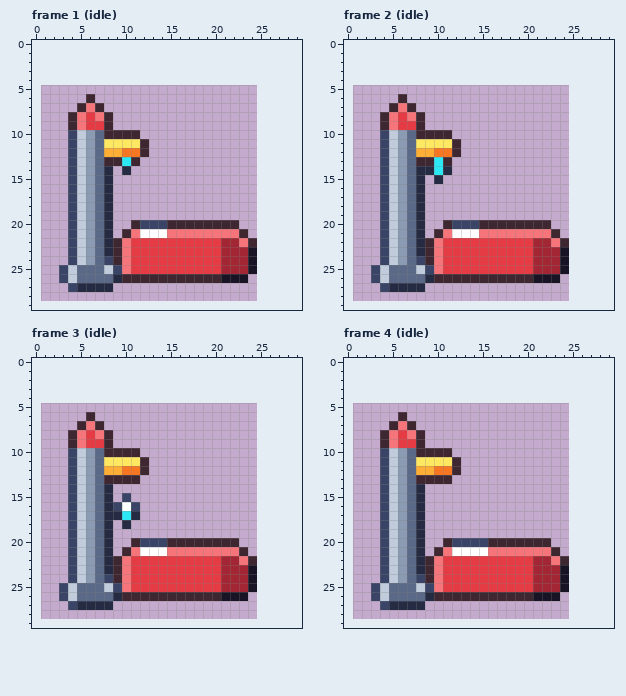
A pixel-art file gets an edit: art/needs/spot-water-bowl@75.aseprite. The picture above is the old version.
24x24 pixels, 4 frames. Shown: frame 1 (idle), frame 2 (idle), frame 3 (idle), frame 4 (idle). The old version is drawn lined up with the new one, on the new canvas.
Once edited:
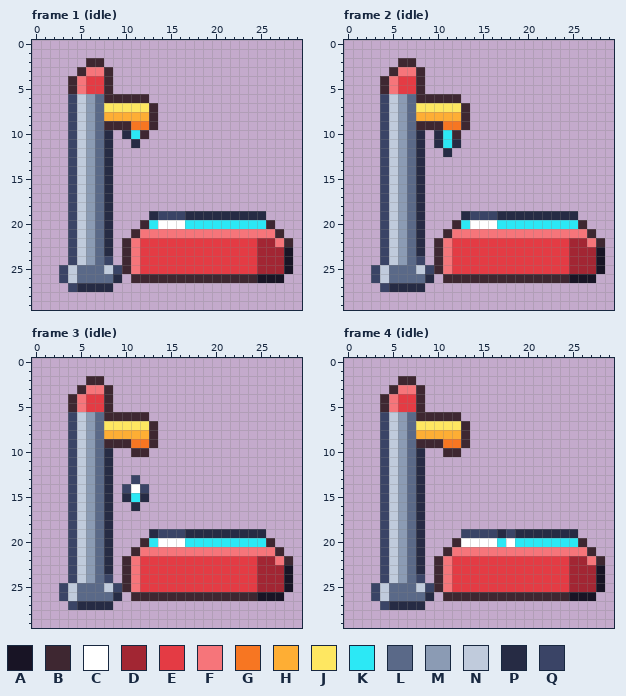
Palette (. is transparent): A #181425  B #3e2731  C #ffffff  D #a22633  E #e43b44  F #f6757a  G #f77622  H #feae34  J #fee761  K #2ce8f5  L #5a6988  M #8b9bb4  N #c0cbdc  P #262b44  Q #3a4466
The exact change:
canvas 24x24 -> 30x30, the old top-left corner now at 1,5
--- frame 1 (idle)
@@ x 2..15 @@
  1 ..............
- 2 ..............
- 3 ..............
- 4 ..............
- 5 ..............
- 6 ....B.........
- 7 ...BFB........
- 8 ..BFEFB.......
- 9 ..BFEEB.......
-10 ..QNMLBBBB....
-11 ..QNMLJJJJB...
-12 ..QNMLHHGGB...
-13 ..QNMLBBKB....
-14 ..QNMLP.P.....
+ 2 ....BB........
+ 3 ...BFFB.......
+ 4 ..BFEEB.......
+ 5 ..BFEEB.......
+ 6 ..QNMLBBBBB...
+ 7 ..QNMLJJJJJB..
+ 8 ..QNMLHHHHHB..
+ 9 ..QNMLBBBGGB..
+10 ..QNMLP.PKB...
+11 ..QNMLP..P....
+12 ..QNMLP.......
+13 ..QNMLP.......
+14 ..QNMLP.......
 15 ..QNMLP.......
@@ x 0..29 @@
 18 ....QNMLP.....................
-19 ....QNMLP.....................
-20 ....QNMLP..BQQQBBBBBBBB.......
-21 ....QNMLP.BFCCCFFFFFFFFB......
-22 ....QNMLPBFEEEEEEEEEEDDFB.....
-23 ....QNMLPBFEEEEEEEEEEDDDA.....
-24 ....QNMLQBFEEEEEEEEEEDDDA.....
-25 ...QNLLLNQFEEEEEEEEEEDDDA.....
-26 ...QNLLLLPBBBBBBBBBBBAAA......
+19 ....QNMLP....PQQQPPPPPPPPP....
+20 ....QNMLP...BKCCCKKKKKKKKKB...
+21 ....QNMLP..BFFFFFFFFFFFFFFFB..
+22 ....QNMLP.BFEEEEEEEEEEEEEDDFB.
+23 ....QNMLP.BFEEEEEEEEEEEEEDDDA.
+24 ....QNMLQ.BFEEEEEEEEEEEEEDDDA.
+25 ...QNLLLNQBFEEEEEEEEEEEEEDDDA.
+26 ...QNLLLLP.BBBBBBBBBBBBBBAAA..
 27 ....QPPPP.....................
--- frame 2 (idle)
@@ x 2..15 @@
  1 ..............
- 2 ..............
- 3 ..............
- 4 ..............
- 5 ..............
- 6 ....B.........
- 7 ...BFB........
- 8 ..BFEFB.......
- 9 ..BFEEB.......
-10 ..QNMLBBBB....
-11 ..QNMLJJJJB...
-12 ..QNMLHHGGB...
-13 ..QNMLBBKB....
-14 ..QNMLPPKP....
-15 ..QNMLP.P.....
+ 2 ....BB........
+ 3 ...BFFB.......
+ 4 ..BFEEB.......
+ 5 ..BFEEB.......
+ 6 ..QNMLBBBBB...
+ 7 ..QNMLJJJJJB..
+ 8 ..QNMLHHHHHB..
+ 9 ..QNMLBBBGGB..
+10 ..QNMLP.PKB...
+11 ..QNMLP.PKP...
+12 ..QNMLP..P....
+13 ..QNMLP.......
+14 ..QNMLP.......
+15 ..QNMLP.......
 16 ..QNMLP.......
@@ x 0..29 @@
 18 ....QNMLP.....................
-19 ....QNMLP.....................
-20 ....QNMLP..BQQQBBBBBBBB.......
-21 ....QNMLP.BFCCCFFFFFFFFB......
-22 ....QNMLPBFEEEEEEEEEEDDFB.....
-23 ....QNMLPBFEEEEEEEEEEDDDA.....
-24 ....QNMLQBFEEEEEEEEEEDDDA.....
-25 ...QNLLLNQFEEEEEEEEEEDDDA.....
-26 ...QNLLLLPBBBBBBBBBBBAAA......
+19 ....QNMLP....PQQQPPPPPPPPP....
+20 ....QNMLP...BKCCCKKKKKKKKKB...
+21 ....QNMLP..BFFFFFFFFFFFFFFFB..
+22 ....QNMLP.BFEEEEEEEEEEEEEDDFB.
+23 ....QNMLP.BFEEEEEEEEEEEEEDDDA.
+24 ....QNMLQ.BFEEEEEEEEEEEEEDDDA.
+25 ...QNLLLNQBFEEEEEEEEEEEEEDDDA.
+26 ...QNLLLLP.BBBBBBBBBBBBBBAAA..
 27 ....QPPPP.....................
--- frame 3 (idle)
@@ x 0..29 @@
  1 ..............................
- 2 ..............................
- 3 ..............................
- 4 ..............................
- 5 ..............................
- 6 ......B.......................
- 7 .....BFB......................
- 8 ....BFEFB.....................
- 9 ....BFEEB.....................
-10 ....QNMLBBBB..................
-11 ....QNMLJJJJB.................
-12 ....QNMLHHGGB.................
-13 ....QNMLBBBB..................
-14 ....QNMLP.....................
-15 ....QNMLP.Q...................
-16 ....QNMLPQCQ..................
-17 ....QNMLPPKP..................
-18 ....QNMLP.P...................
-19 ....QNMLP.....................
-20 ....QNMLP..BQQQBBBBBBBB.......
-21 ....QNMLP.BFCCCFFFFFFFFB......
-22 ....QNMLPBFEEEEEEEEEEDDFB.....
-23 ....QNMLPBFEEEEEEEEEEDDDA.....
-24 ....QNMLQBFEEEEEEEEEEDDDA.....
-25 ...QNLLLNQFEEEEEEEEEEDDDA.....
-26 ...QNLLLLPBBBBBBBBBBBAAA......
+ 2 ......BB......................
+ 3 .....BFFB.....................
+ 4 ....BFEEB.....................
+ 5 ....BFEEB.....................
+ 6 ....QNMLBBBBB.................
+ 7 ....QNMLJJJJJB................
+ 8 ....QNMLHHHHHB................
+ 9 ....QNMLBBBGGB................
+10 ....QNMLP..BB.................
+11 ....QNMLP.....................
+12 ....QNMLP.....................
+13 ....QNMLP..Q..................
+14 ....QNMLP.QCQ.................
+15 ....QNMLP.PKP.................
+16 ....QNMLP..P..................
+17 ....QNMLP.....................
+18 ....QNMLP.....................
+19 ....QNMLP....PQQQPPPPPPPPP....
+20 ....QNMLP...BKCCCKKKKKKKKKB...
+21 ....QNMLP..BFFFFFFFFFFFFFFFB..
+22 ....QNMLP.BFEEEEEEEEEEEEEDDFB.
+23 ....QNMLP.BFEEEEEEEEEEEEEDDDA.
+24 ....QNMLQ.BFEEEEEEEEEEEEEDDDA.
+25 ...QNLLLNQBFEEEEEEEEEEEEEDDDA.
+26 ...QNLLLLP.BBBBBBBBBBBBBBAAA..
 27 ....QPPPP.....................
--- frame 4 (idle)
@@ x 2..15 @@
  1 ..............
- 2 ..............
- 3 ..............
- 4 ..............
- 5 ..............
- 6 ....B.........
- 7 ...BFB........
- 8 ..BFEFB.......
- 9 ..BFEEB.......
-10 ..QNMLBBBB....
-11 ..QNMLJJJJB...
-12 ..QNMLHHGGB...
-13 ..QNMLBBBB....
+ 2 ....BB........
+ 3 ...BFFB.......
+ 4 ..BFEEB.......
+ 5 ..BFEEB.......
+ 6 ..QNMLBBBBB...
+ 7 ..QNMLJJJJJB..
+ 8 ..QNMLHHHHHB..
+ 9 ..QNMLBBBGGB..
+10 ..QNMLP..BB...
+11 ..QNMLP.......
+12 ..QNMLP.......
+13 ..QNMLP.......
 14 ..QNMLP.......
@@ x 0..29 @@
 18 ....QNMLP.....................
-19 ....QNMLP.....................
-20 ....QNMLP..BQQQQBBBBBBB.......
-21 ....QNMLP.BFCCCCFFFFFFFB......
-22 ....QNMLPBFEEEEEEEEEEDDFB.....
-23 ....QNMLPBFEEEEEEEEEEDDDA.....
-24 ....QNMLQBFEEEEEEEEEEDDDA.....
-25 ...QNLLLNQFEEEEEEEEEEDDDA.....
-26 ...QNLLLLPBBBBBBBBBBBAAA......
+19 ....QNMLP....QQQQPQPPPPPPP....
+20 ....QNMLP...BCCCCKCKKKKKKKB...
+21 ....QNMLP..BFFFFFFFFFFFFFFFB..
+22 ....QNMLP.BFEEEEEEEEEEEEEDDFB.
+23 ....QNMLP.BFEEEEEEEEEEEEEDDDA.
+24 ....QNMLQ.BFEEEEEEEEEEEEEDDDA.
+25 ...QNLLLNQBFEEEEEEEEEEEEEDDDA.
+26 ...QNLLLLP.BBBBBBBBBBBBBBAAA..
 27 ....QPPPP.....................
